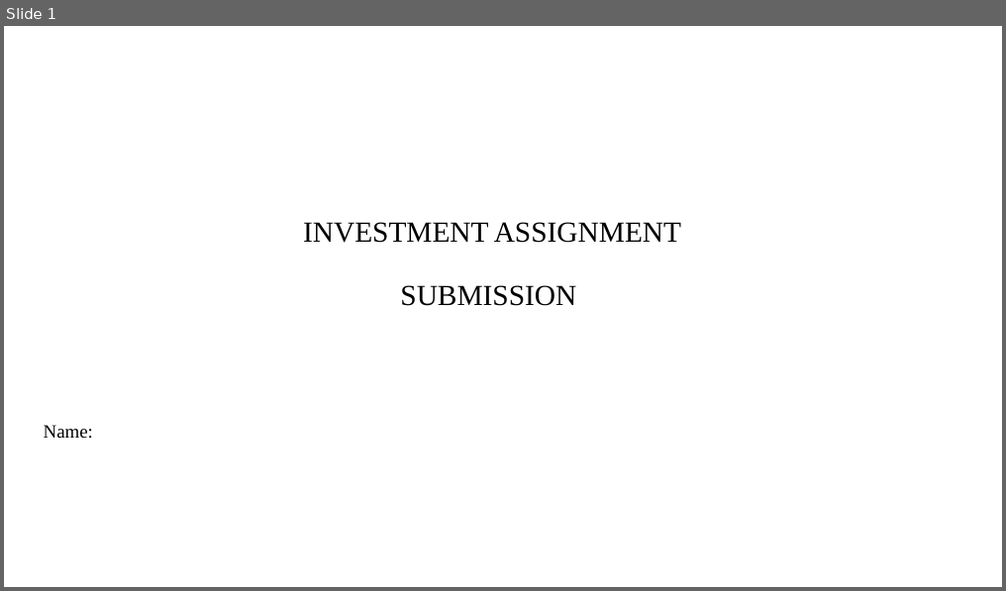
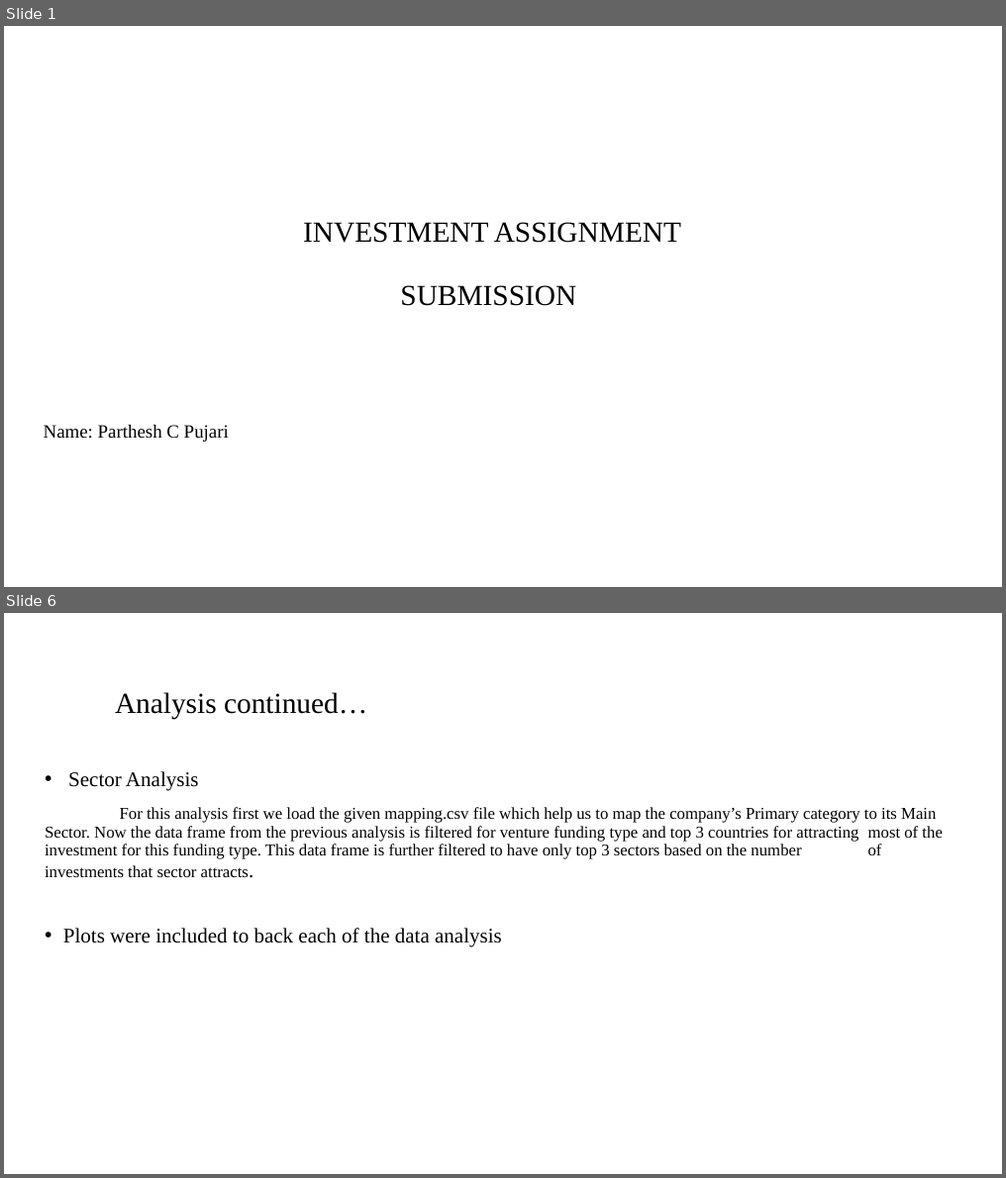
Before and after one commit to PCP4Dev/AI, a slide deck: InvestmentAssignment/INVEST.pptx. Shown one above the other, each under a label of ours: slide 1 before the commit, slides 1 and 6 after it; the slides between them are not shown. The pictures are 1006x591 and 1006x1178 pixels, drawn with LibreOffice and Linux fonts; fonts in the diff are those of the drawing; background and template pictures are left out. Boxes give left, top, right and bottom in pixels: in the first picture for what was removed or moved away, otherwise in the second. Text is boxed around its words. In the diff, an @@ line names an element or a change of style, - is before the commit and + after.

```diff
--- a/InvestmentAssignment/INVEST.pptx
+++ b/InvestmentAssignment/INVEST.pptx
@@ slide 6 added at box(4, 613, 1002, 1174), background #FFFFFF @@
@@ title added at box(115, 692, 367, 720), 28 pt, text #000000 @@
+Analysis continued…
@@ text added at box(45, 771, 942, 948), 16 pt, text #000000 @@
+• Sector Analysis
+For this analysis first we load the given mapping.csv file which help us to map the company’s Primary category to its Main Sector. Now the data frame from the previous analysis is filtered for venture funding type and top 3 countries for attracting most of the investment for this funding type. This data frame is further filtered to have only top 3 sectors based on the number of investments that sector attracts.
+• Plots were included to back each of the data analysis
@@ slide 1 changed as well @@
@@ subtitle at box(44, 425, 229, 442): text changed @@
-Name:
+Name: Parthesh C Pujari
```
Also in this commit, not shown: 3 other slides changed, 5 other slides added, 6 slides removed, 2 other files.
